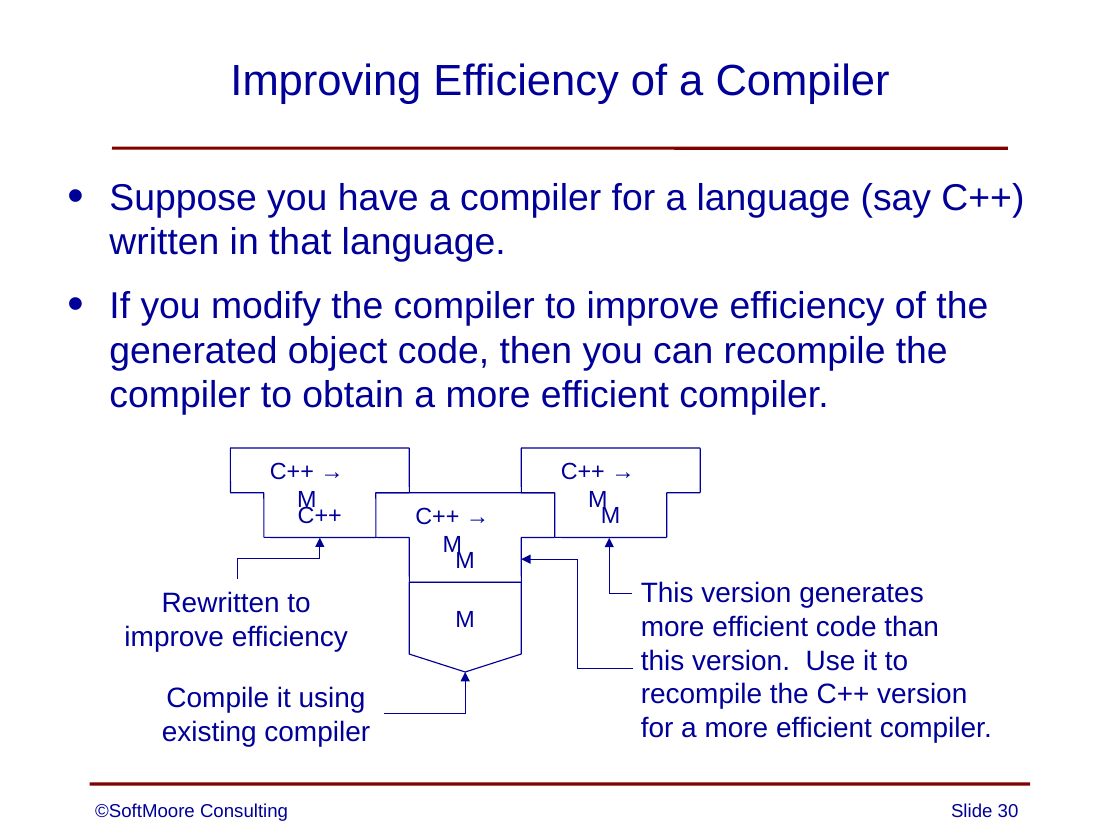
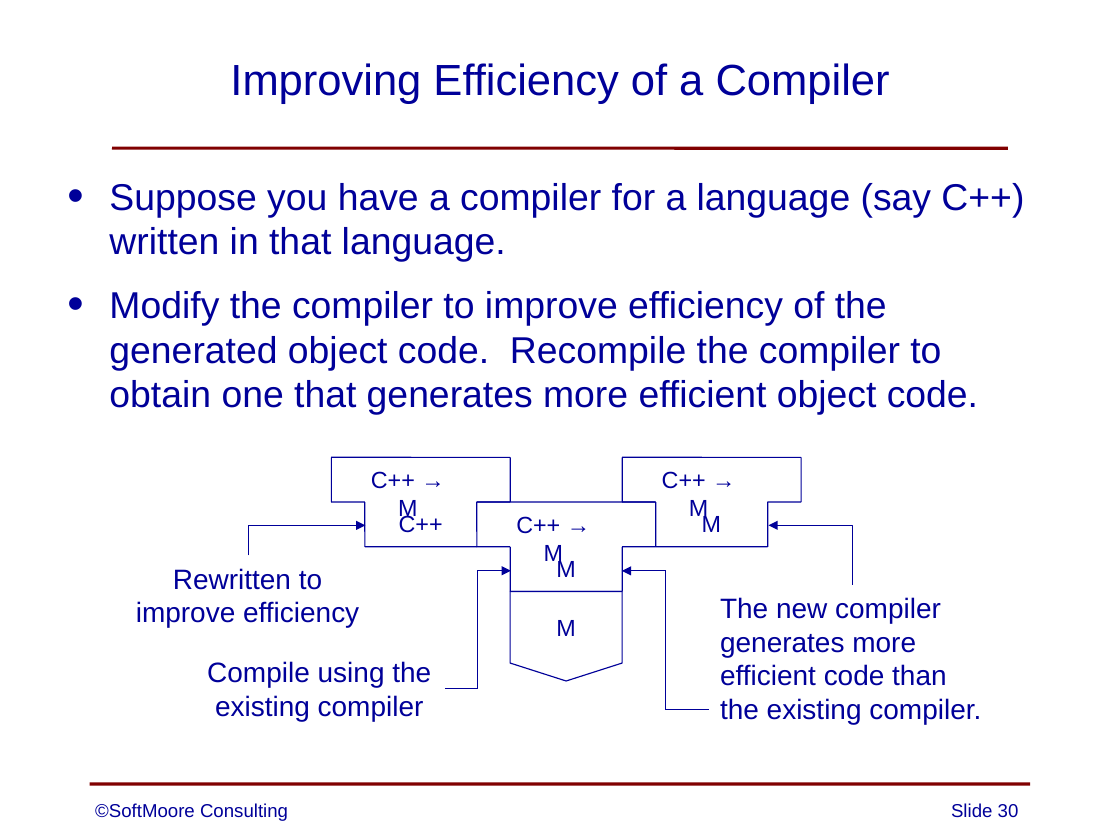
Before and after one commit to SoftMoore/CPRL-Java-3rd, a slide deck: slide 30 of PowerPoints/01 - Overview of Compilers.pptx. Drawn at 1120x840 pixels with LibreOffice and Linux fonts; fonts in the diff are those of the drawing. Boxes give left, top, right and bottom in pixels: in the first picture for what was removed or moved away, otherwise in the second. Text is boxed around its words. In the diff, an @@ line names an element or a change of style, - is before the commit and + after.

Commit message:
clarified slides on improving compiler efficiency

```diff
--- a/PowerPoints/01 - Overview of Compilers.pptx
+++ b/PowerPoints/01 - Overview of Compilers.pptx
@@ text at [109, 291, 978, 415]: text changed @@
-• If you modify the compiler to improve efficiency of the generated object code, then you can recompile the compiler to obtain a more efficient compiler.
+• Modify the compiler to improve efficiency of the generated object code. Recompile the compiler to obtain one that generates more efficient object code.
@@ 4 texts, 2 lines, 1 flow chart offpage connector: place and size @@
-4 texts, 2 lines, 1 flow chart offpage connector at [298, 448, 700, 672]
+4 texts, 2 lines, 1 flow chart offpage connector at [399, 457, 801, 681]
@@ line moved from (231, 448) - (231, 493) to (801, 457) - (801, 502) @@
@@ 3 lines: place and size @@
-3 lines at [409, 448, 700, 538]
+3 lines at [332, 457, 623, 547]
@@ 4 lines: place and size @@
-4 lines at [375, 493, 700, 538]
+4 lines at [332, 502, 655, 547]
@@ 4 lines: place and size @@
-4 lines at [376, 448, 666, 582]
+4 lines at [365, 457, 655, 591]
@@ line moved from (264, 493) - (264, 538) to (767, 502) - (767, 547) @@
@@ line moved from (231, 493) - (264, 493) to (767, 502) - (801, 502) @@
@@ elbow arrow moved from (237, 579) - (320, 538) to (249, 556) - (365, 525) @@
@@ elbow arrow moved from (384, 713) - (465, 672) to (852, 585) - (768, 525) @@
@@ text "Rewritten to": place and size @@
-text "Rewritten to" at [124, 591, 348, 651]
+text "Rewritten to" at [136, 568, 359, 627]
@@ 2 lines, 1 text: place and size @@
-2 lines, 1 text at [375, 493, 554, 582]
+2 lines, 1 text at [332, 457, 511, 547]
@@ line moved from (375, 538) - (409, 538) to (622, 547) - (655, 547) @@
@@ line moved from (409, 538) - (409, 582) to (623, 547) - (623, 591) @@
@@ elbow arrow moved from (633, 669) - (521, 559) to (445, 689) - (511, 571) @@
@@ 2 lines, 1 text: place and size @@
-2 lines, 1 text at [231, 448, 409, 538]
+2 lines, 1 text at [477, 502, 655, 591]
@@ elbow arrow moved from (632, 594) - (609, 538) to (709, 710) - (622, 571) @@
@@ text at [720, 597, 981, 724]: text changed @@
-This version generates
-more efficient code than
-this version. Use it to
-recompile the C++ version
-for a more efficient compiler.
+The new compiler
+generates more
+efficient code than
+the existing compiler.
@@ text "Compile using the": place and size @@
-text "Compile using the" at [162, 686, 370, 746]
+text "Compile using the" at [207, 661, 431, 721]
@@ text at [207, 661, 431, 687]: text changed @@
-Compile it using
+Compile using the
```
Also in this commit, not shown: 1 slide added.
